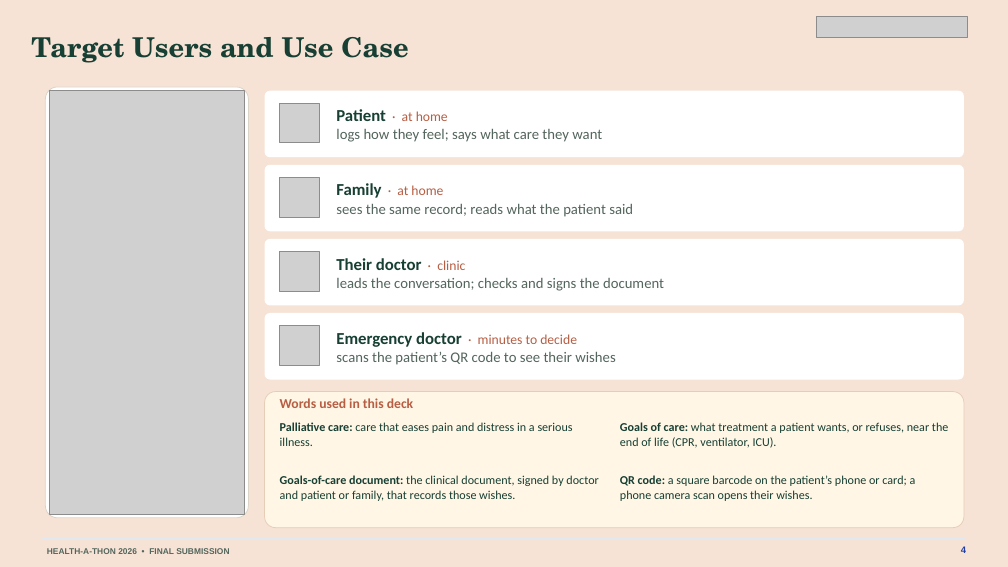
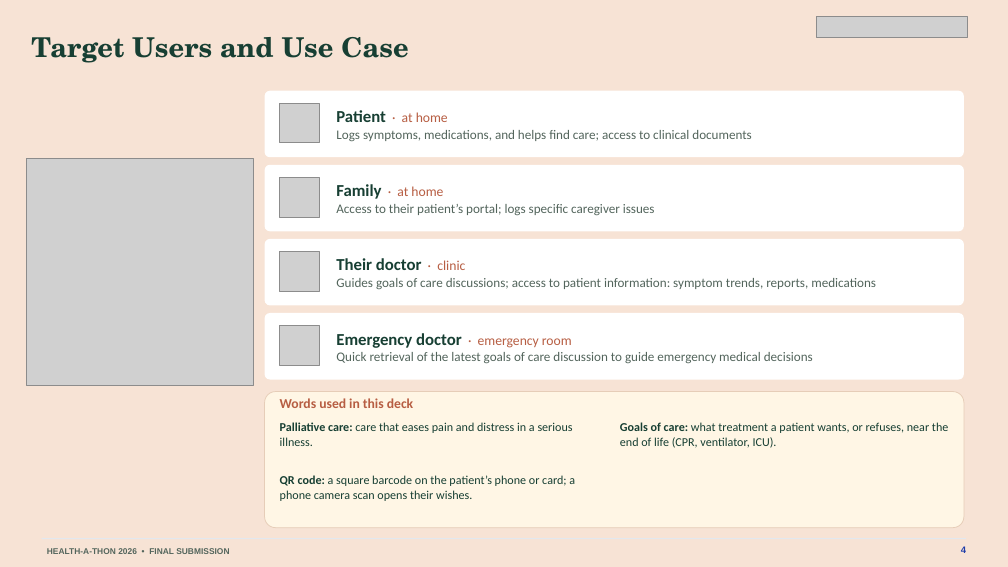
Before and after one commit to basithladdu/healthathon, a slide deck: slide 4 of output/final-submission/Sahara-Final-Presentation.pptx. Drawn at 1008x567 pixels with LibreOffice and Linux fonts; fonts in the diff are those of the drawing; grey boxes stand for pictures. Boxes give left, top, right and bottom in pixels: in the first picture for what was removed or moved away, otherwise in the second. Text is boxed around its words. In the diff, an @@ line names an element or a change of style, - is before the commit and + after.

```diff
--- a/output/final-submission/Sahara-Final-Presentation.pptx
+++ b/output/final-submission/Sahara-Final-Presentation.pptx
@@ rounded rectangle removed at [45, 87, 249, 518] @@
@@ picture removed at [49, 91, 245, 514] @@
@@ text at [336, 130, 751, 141]: text changed; size 14 to 12.5 pt @@
-logs how they feel; says what care they want
+Logs symptoms, medications, and helps find care; access to clinical documents
@@ picture added at [26, 159, 253, 386] @@
@@ text at [336, 204, 655, 215]: text changed; size 14 to 12.5 pt @@
-sees the same record; reads what the patient said
+Access to their patient’s portal; logs specific caregiver issues
@@ text at [336, 278, 876, 289]: text changed; size 14 to 12.5 pt @@
-leads the conversation; checks and signs the document
+Guides goals of care discussions; access to patient information: symptom trends, reports, medications
@@ text at [336, 333, 813, 363]: text changed; size 14 to 12.5 pt @@
-Emergency doctor · minutes to decide
-scans the patient’s QR code to see their wishes
+Emergency doctor · emergency room
+Quick retrieval of the latest goals of care discussion to guide emergency medical decisions
@@ text "QR code: a square barcode ...": place and size @@
-text "QR code: a square barcode ..." at [620, 475, 916, 501]
+text "QR code: a square barcode ..." at [280, 475, 575, 501]
@@ text removed at [280, 475, 598, 501] @@
-Goals-of-care document: the clinical document, signed by doctor and patient or family, that records those wishes.
```
Also in this commit, not shown: 11 other slides changed, 13 other files.
